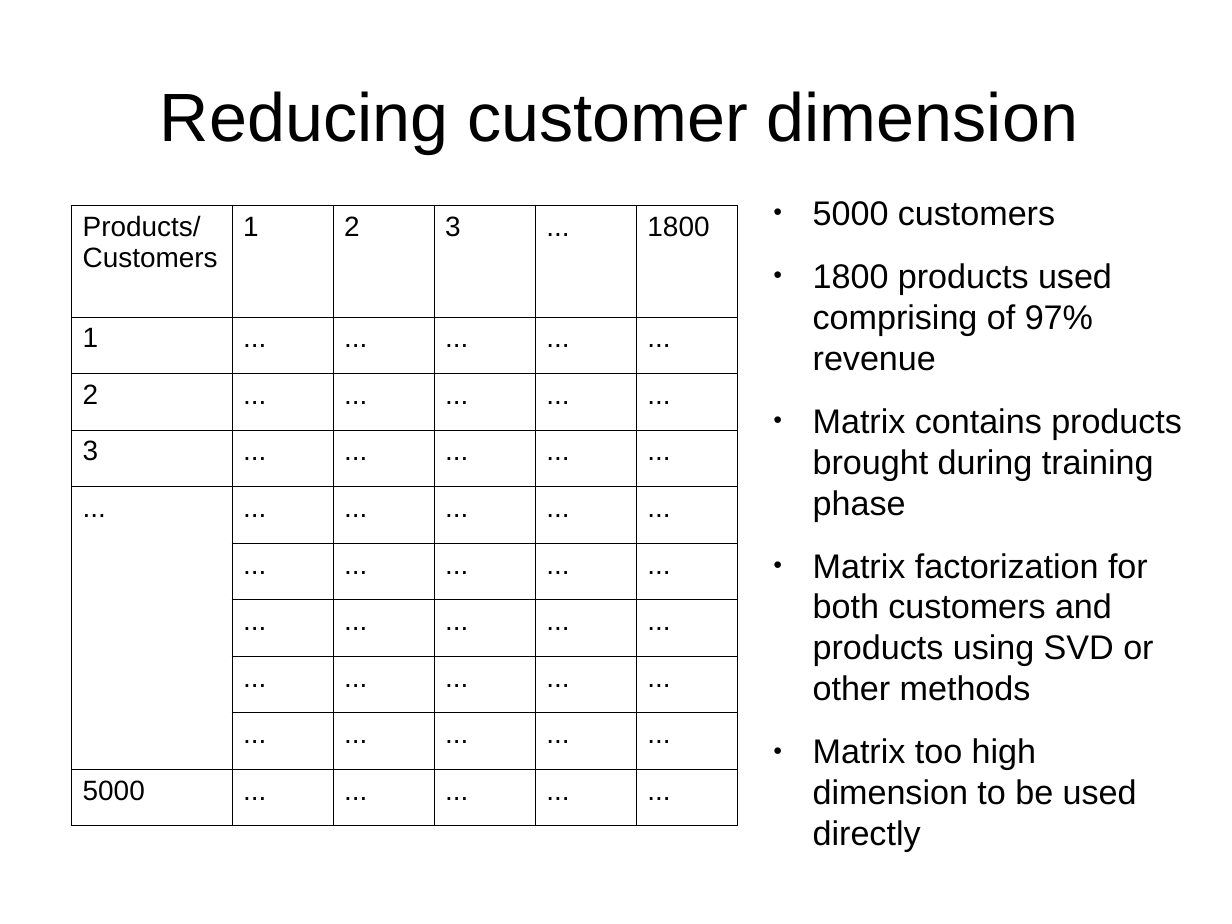
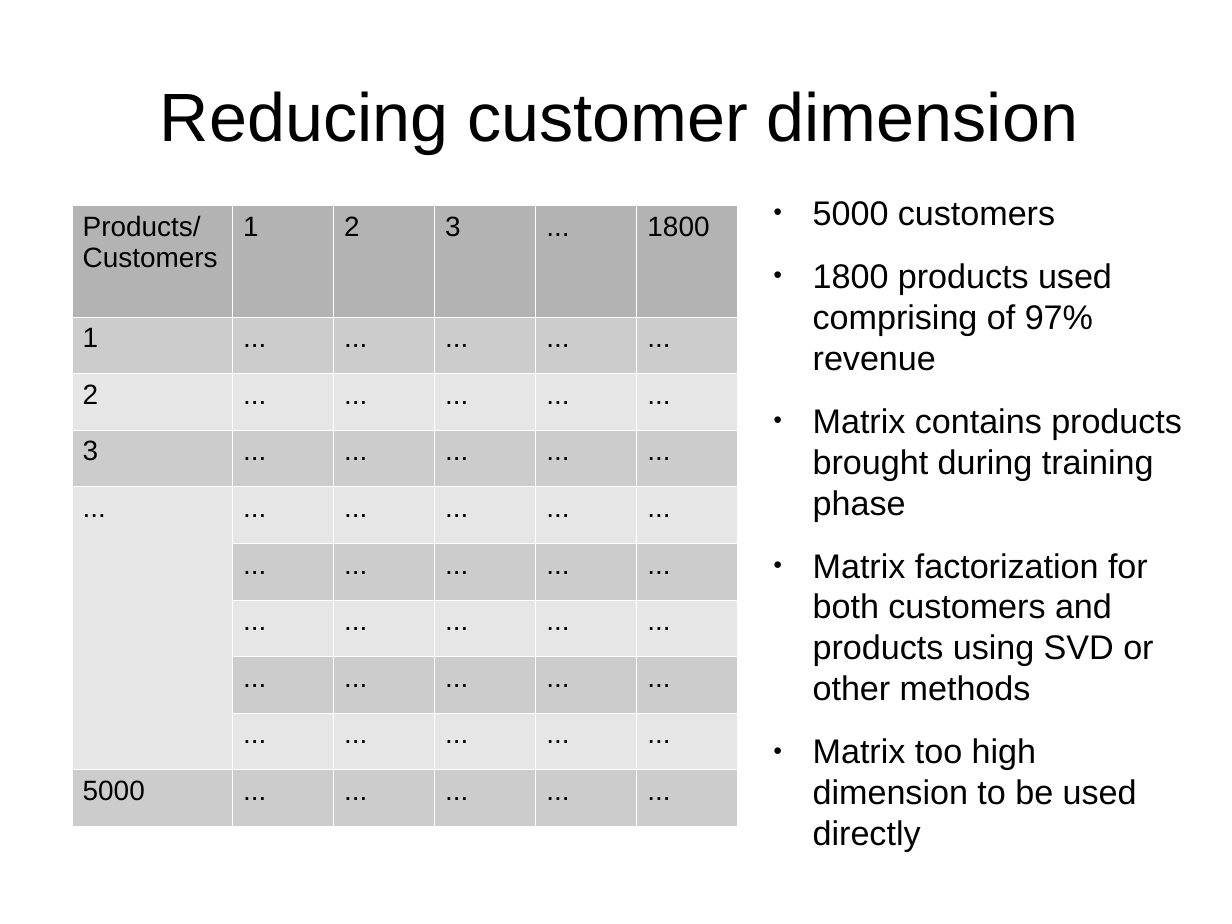
Before and after one commit to leexa90/E-commece-Data-Science, a slide deck: slide 9 of Present.odp. Drawn at 1232x924 pixels with LibreOffice and Linux fonts; fonts in the diff are those of the drawing. Boxes give left, top, right and bottom in pixels: in the first picture for what was removed or moved away, otherwise in the second. Text is boxed around its words. In the diff, an @@ line names an element or a change of style, - is before the commit and + after.

```diff
--- a/Present.odp
+++ b/Present.odp
@@ table at [72,206,736,821] @@
@@ fill none to #B3B3B3 in row 1 @@
@@ fill none to #CCCCCC in 28 cells @@
@@ fill none to #E6E6E6 in 22 cells @@
@@ borders changed @@
```
Also in this commit, not shown: 3 other slides changed, 1 other file.
